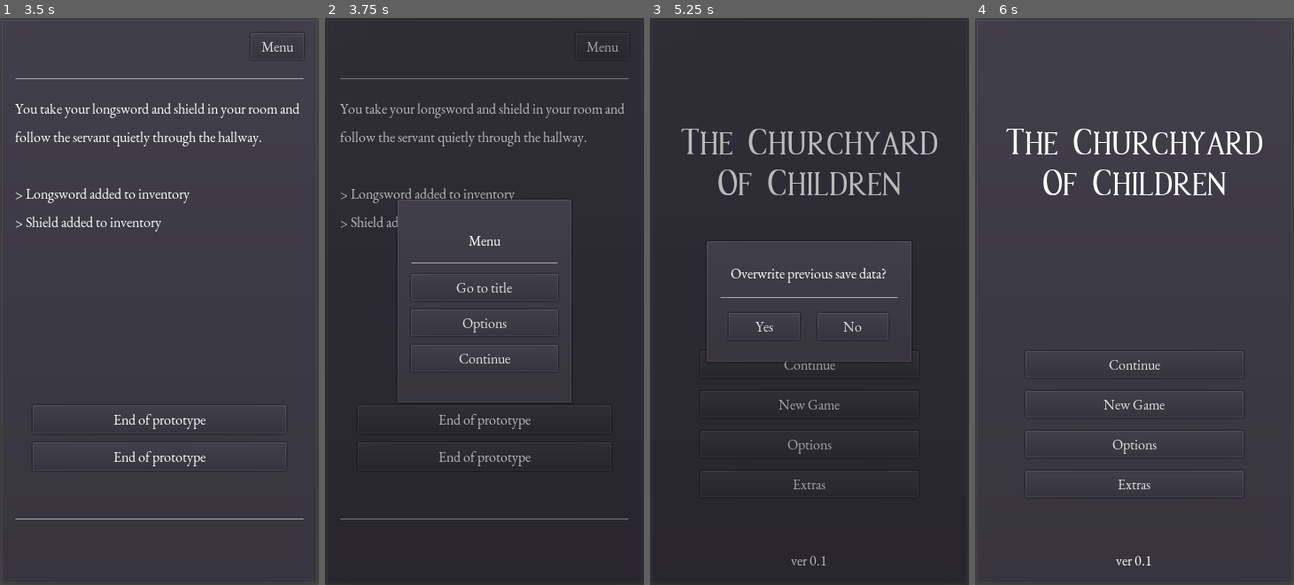
Above: before the commit, frames 1-4 (left to right).
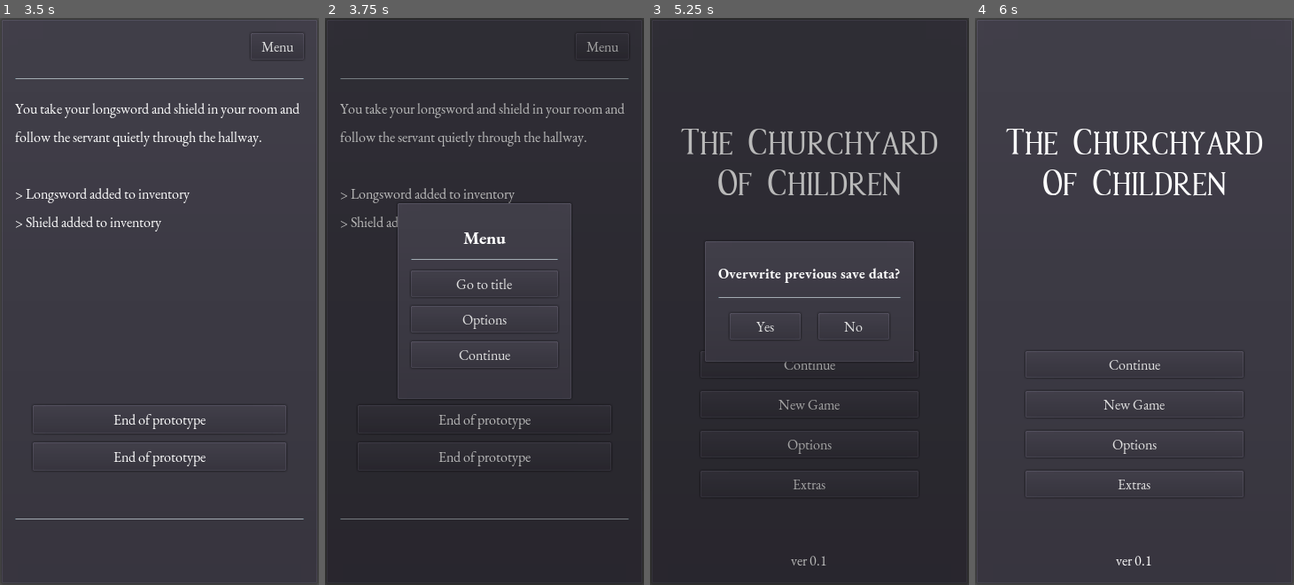
Above: after the commit, the same moments.

Repository: philipuriarte/A-Churchyard-of-Orphans
Game: Godot game, scene res://scenes/main.tscn
The game is run twice, just before and just after one commit, with the same random seed, the same clock (stepped at 60 frames per second) and the same inputs.
Inputs (mouse positions are in pixels of both pictures, inside the frame that each line leads up to):
- Up to frame 1 (3.5 s): click "New Game" at 0.5 s; click (159, 437) at 1.25 s; click (159, 420) at 2.02 s; click (159, 341) at 2.77 s
- Up to frame 2 (3.75 s): click "Menu" at 3.5 s
- Up to frame 3 (5.25 s): click "Go to title" at 4.25 s; click "New Game" at 5 s
- Up to frame 4 (6 s): click "New Game" at 5.75 s

Frame 1 is identical in both runs. In frame 2, 1.4% of the frame differs, in the area x 22-78%, y 31-68%; in frame 3, 0.9%; in frame 4, nothing differs.

Commit message:
Apply more theme overrides for font

Diff:
--- a/scenes/game_screen/popup_menu.tscn
+++ b/scenes/game_screen/popup_menu.tscn
@@ -1,6 +1,7 @@
-[gd_scene load_steps=2 format=2]
+[gd_scene load_steps=3 format=2]
 
 [ext_resource path="res://logic/game_screen/popup_menu.gd" type="Script" id=1]
+[ext_resource path="res://resources/fonts/ebgaramond_bold_20.tres" type="DynamicFont" id=2]
 
 [node name="PopupMenu" type="Popup"]
 anchor_right = 1.0
@@ -30,53 +31,55 @@
 margin_left = 7.0
 margin_top = 7.0
 margin_right = 193.0
-margin_bottom = 226.0
+margin_bottom = 218.0
 custom_constants/margin_right = 10
-custom_constants/margin_top = 30
+custom_constants/margin_top = 20
 custom_constants/margin_left = 10
 custom_constants/margin_bottom = 30
 
 [node name="MenuContainer" type="VBoxContainer" parent="MenuScreenContainer/MenuScreen/MenuMargin"]
 margin_left = 10.0
-margin_top = 30.0
+margin_top = 20.0
 margin_right = 176.0
-margin_bottom = 189.0
+margin_bottom = 181.0
 custom_constants/separation = 10
 
 [node name="MenuLabel" type="Label" parent="MenuScreenContainer/MenuScreen/MenuMargin/MenuContainer"]
 margin_right = 166.0
-margin_bottom = 25.0
+margin_bottom = 27.0
 rect_min_size = Vector2( 0, 25 )
+custom_fonts/font = ExtResource( 2 )
 text = "Menu"
 align = 1
+valign = 2
 
 [node name="MenuSeparator" type="HSeparator" parent="MenuScreenContainer/MenuScreen/MenuMargin/MenuContainer"]
-margin_top = 35.0
+margin_top = 37.0
 margin_right = 166.0
-margin_bottom = 39.0
+margin_bottom = 41.0
 
 [node name="TitleButton" type="Button" parent="MenuScreenContainer/MenuScreen/MenuMargin/MenuContainer"]
-margin_top = 49.0
+margin_top = 51.0
 margin_right = 166.0
-margin_bottom = 79.0
+margin_bottom = 81.0
 rect_min_size = Vector2( 0, 30 )
 focus_mode = 0
 enabled_focus_mode = 0
 text = "Go to title"
 
 [node name="OptionsButton" type="Button" parent="MenuScreenContainer/MenuScreen/MenuMargin/MenuContainer"]
-margin_top = 89.0
+margin_top = 91.0
 margin_right = 166.0
-margin_bottom = 119.0
+margin_bottom = 121.0
 rect_min_size = Vector2( 0, 30 )
 focus_mode = 0
 enabled_focus_mode = 0
 text = "Options"
 
 [node name="ContinueButton" type="Button" parent="MenuScreenContainer/MenuScreen/MenuMargin/MenuContainer"]
-margin_top = 129.0
+margin_top = 131.0
 margin_right = 166.0
-margin_bottom = 159.0
+margin_bottom = 161.0
 rect_min_size = Vector2( 0, 30 )
 focus_mode = 0
 enabled_focus_mode = 0
--- a/scenes/options_screen/popup_credits.tscn
+++ b/scenes/options_screen/popup_credits.tscn
@@ -1,13 +1,14 @@
-[gd_scene load_steps=2 format=2]
+[gd_scene load_steps=5 format=2]
 
 [ext_resource path="res://logic/options_screen/popup_credits.gd" type="Script" id=1]
+[ext_resource path="res://resources/fonts/ebgaramond_bold_20.tres" type="DynamicFont" id=2]
+[ext_resource path="res://resources/fonts/ebgaramond_italic.tres" type="DynamicFont" id=3]
+[ext_resource path="res://resources/fonts/ebgaramond_bold_16.tres" type="DynamicFont" id=4]
 
 [node name="PopupCredits" type="Popup"]
 unique_name_in_owner = true
-margin_left = 7.0
-margin_top = 7.0
-margin_right = 367.0
-margin_bottom = 647.0
+margin_right = 360.0
+margin_bottom = 640.0
 rect_min_size = Vector2( 360, 640 )
 script = ExtResource( 1 )
 
@@ -23,17 +24,17 @@
 mouse_filter = 2
 
 [node name="CreditsScreen" type="PanelContainer" parent="CreditsScreenContainer"]
-margin_left = 55.0
-margin_top = 120.0
-margin_right = 305.0
-margin_bottom = 520.0
-rect_min_size = Vector2( 250, 400 )
+margin_left = 42.0
+margin_top = 95.0
+margin_right = 317.0
+margin_bottom = 545.0
+rect_min_size = Vector2( 275, 450 )
 
 [node name="CreditsMargin" type="MarginContainer" parent="CreditsScreenContainer/CreditsScreen"]
 margin_left = 7.0
 margin_top = 7.0
-margin_right = 243.0
-margin_bottom = 393.0
+margin_right = 268.0
+margin_bottom = 443.0
 custom_constants/margin_right = 10
 custom_constants/margin_top = 30
 custom_constants/margin_left = 10
@@ -42,28 +43,31 @@
 [node name="CreditsContainer" type="VBoxContainer" parent="CreditsScreenContainer/CreditsScreen/CreditsMargin"]
 margin_left = 10.0
 margin_top = 30.0
-margin_right = 226.0
-margin_bottom = 376.0
-custom_constants/separation = 20
+margin_right = 251.0
+margin_bottom = 426.0
+custom_constants/separation = 10
 
 [node name="CreditsLabel" type="Label" parent="CreditsScreenContainer/CreditsScreen/CreditsMargin/CreditsContainer"]
-margin_right = 216.0
-margin_bottom = 14.0
+margin_right = 241.0
+margin_bottom = 27.0
+custom_fonts/font = ExtResource( 2 )
 text = "Credits"
 align = 1
 
 [node name="CreditsSeparator" type="HSeparator" parent="CreditsScreenContainer/CreditsScreen/CreditsMargin/CreditsContainer"]
-margin_top = 34.0
-margin_right = 216.0
-margin_bottom = 38.0
+margin_top = 37.0
+margin_right = 241.0
+margin_bottom = 41.0
 
 [node name="CreditsText" type="RichTextLabel" parent="CreditsScreenContainer/CreditsScreen/CreditsMargin/CreditsContainer"]
-margin_top = 58.0
-margin_right = 216.0
-margin_bottom = 296.0
+margin_top = 51.0
+margin_right = 241.0
+margin_bottom = 356.0
 size_flags_horizontal = 3
 size_flags_vertical = 3
 custom_constants/line_separation = 10
+custom_fonts/italics_font = ExtResource( 3 )
+custom_fonts/bold_font = ExtResource( 4 )
 bbcode_enabled = true
 bbcode_text = "[center]
 [b]Developer & Writer[/b]
@@ -85,9 +89,9 @@
 "
 
 [node name="CloseButton" type="Button" parent="CreditsScreenContainer/CreditsScreen/CreditsMargin/CreditsContainer"]
-margin_top = 316.0
-margin_right = 216.0
-margin_bottom = 346.0
+margin_top = 366.0
+margin_right = 241.0
+margin_bottom = 396.0
 rect_min_size = Vector2( 0, 30 )
 focus_mode = 0
 enabled_focus_mode = 0
--- a/scenes/title_screen/popup_confirm.tscn
+++ b/scenes/title_screen/popup_confirm.tscn
@@ -1,13 +1,12 @@
-[gd_scene load_steps=2 format=2]
+[gd_scene load_steps=3 format=2]
 
 [ext_resource path="res://logic/title_screen/popup_confirm.gd" type="Script" id=1]
+[ext_resource path="res://resources/fonts/ebgaramond_bold_16.tres" type="DynamicFont" id=2]
 
 [node name="PopupConfirm" type="Popup"]
 unique_name_in_owner = true
-margin_left = 7.0
-margin_top = 7.0
-margin_right = 367.0
-margin_bottom = 647.0
+margin_right = 360.0
+margin_bottom = 640.0
 rect_min_size = Vector2( 360, 640 )
 script = ExtResource( 1 )
 
@@ -23,17 +22,17 @@
 mouse_filter = 2
 
 [node name="ConfirmScreen" type="PanelContainer" parent="ConfirmScreenContainer"]
-margin_left = 62.0
+margin_left = 60.0
 margin_top = 270.0
-margin_right = 297.0
+margin_right = 300.0
 margin_bottom = 370.0
-rect_min_size = Vector2( 235, 100 )
+rect_min_size = Vector2( 240, 100 )
 
 [node name="ConfirmMargin" type="MarginContainer" parent="ConfirmScreenContainer/ConfirmScreen"]
 margin_left = 7.0
 margin_top = 7.0
-margin_right = 228.0
-margin_bottom = 125.0
+margin_right = 233.0
+margin_bottom = 133.0
 custom_constants/margin_right = 10
 custom_constants/margin_top = 20
 custom_constants/margin_left = 10
@@ -42,32 +41,33 @@
 [node name="ConfirmContainer" type="VBoxContainer" parent="ConfirmScreenContainer/ConfirmScreen/ConfirmMargin"]
 margin_left = 10.0
 margin_top = 20.0
-margin_right = 211.0
-margin_bottom = 98.0
+margin_right = 216.0
+margin_bottom = 106.0
 custom_constants/separation = 15
 
 [node name="ConfirmLabel" type="Label" parent="ConfirmScreenContainer/ConfirmScreen/ConfirmMargin/ConfirmContainer"]
-margin_right = 201.0
-margin_bottom = 14.0
+margin_right = 206.0
+margin_bottom = 22.0
+custom_fonts/font = ExtResource( 2 )
 text = "Overwrite previous save data?"
 align = 1
 autowrap = true
 
 [node name="HSeparator" type="HSeparator" parent="ConfirmScreenContainer/ConfirmScreen/ConfirmMargin/ConfirmContainer"]
-margin_top = 29.0
-margin_right = 201.0
-margin_bottom = 33.0
+margin_top = 37.0
+margin_right = 206.0
+margin_bottom = 41.0
 
 [node name="ButtonContainer" type="HBoxContainer" parent="ConfirmScreenContainer/ConfirmScreen/ConfirmMargin/ConfirmContainer"]
-margin_top = 48.0
-margin_right = 201.0
-margin_bottom = 78.0
+margin_top = 56.0
+margin_right = 206.0
+margin_bottom = 86.0
 custom_constants/separation = 20
 alignment = 1
 
 [node name="YesButton" type="Button" parent="ConfirmScreenContainer/ConfirmScreen/ConfirmMargin/ConfirmContainer/ButtonContainer"]
-margin_left = 10.0
-margin_right = 90.0
+margin_left = 13.0
+margin_right = 93.0
 margin_bottom = 30.0
 rect_min_size = Vector2( 80, 30 )
 focus_mode = 0
@@ -75,8 +75,8 @@
 text = "Yes"
 
 [node name="NoButton" type="Button" parent="ConfirmScreenContainer/ConfirmScreen/ConfirmMargin/ConfirmContainer/ButtonContainer"]
-margin_left = 110.0
-margin_right = 190.0
+margin_left = 113.0
+margin_right = 193.0
 margin_bottom = 30.0
 rect_min_size = Vector2( 80, 30 )
 focus_mode = 0
